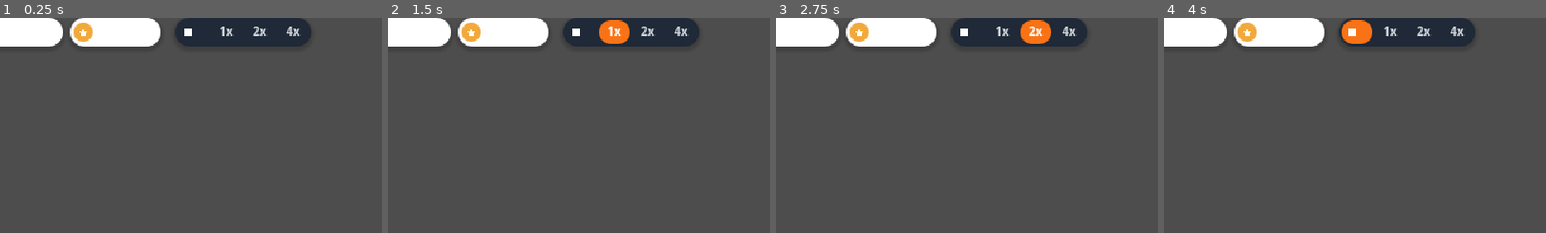
Above: before the commit, frames 1-4 (left to right).
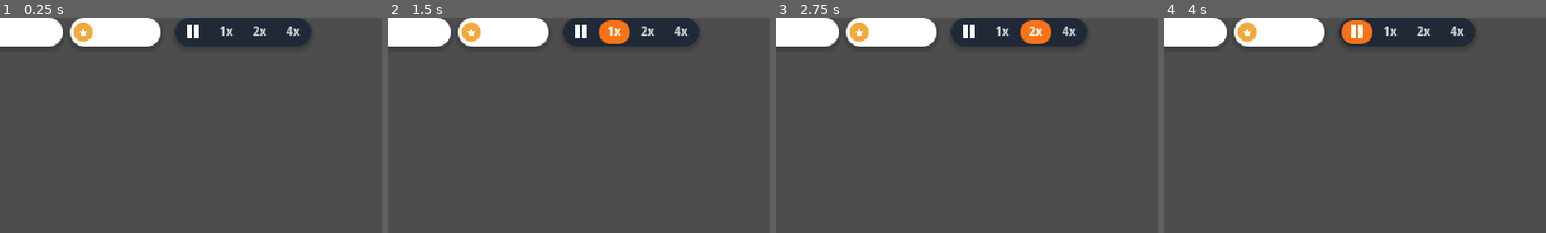
Above: after the commit, the same moments.

Repository: taehero/game-dev
Game: Godot game, scene res://src/ui/hud/top_bar.tscn
Two runs of this game, one before a commit and one after it. Both use one fixed random seed, a clock stepped at 60 frames per second and the inputs below. This scene is started directly instead of the project's main scene.
Inputs (mouse positions are % of the whole screen's width and height, from its top left):
- Up to frame 1 (0.25 s): no input
- Up to frame 2 (1.5 s): click (75, 3) at 0.5 s; click "1x" at 1.25 s
- Up to frame 3 (2.75 s): click "2x" at 2 s
- Up to frame 4 (4 s): click "4x" at 2.75 s; click (75, 3) at 3.5 s
The pictures show only the part of the screen within x 50-100%, y 0-50%; the shares and areas given below are measured in that part.

The runs differ from the first frame. In frame 1, 0.1% of the frame differs, in the area x 48-52%, y 3-10%; in frame 2, 0.1%; in frame 3, 0.1%; in frame 4, 0.1%.

Commit message:
fix(ui): single active speed segment and stronger top bar tests
Co-Authored-By: Claude Sonnet 5.5 <noreply@anthropic.com>
Claude-Session: https://claude.ai/code/session_01QkPsYJvzy78q1MSpcH3Lqu

Diff:
--- a/src/ui/hud/speed_control.gd
+++ b/src/ui/hud/speed_control.gd
@@ -36,8 +36,9 @@
 	for s: int in SPEEDS:
 		var seg: Button = _seg(s)
 		if s == 0:
-			seg.icon = UiIcons.texture(&"pause")
-			seg.expand_icon = true
+			seg.icon = _cropped(UiIcons.texture(&"pause"))
+			seg.icon_alignment = HORIZONTAL_ALIGNMENT_CENTER
+			seg.add_theme_constant_override(&"icon_max_width", 10)
 			seg.text = ""
 			seg.tooltip_text = tr("ui.hud.pause")
 		else:
@@ -49,9 +50,24 @@
 
 
 func _choose(s: int) -> void:
-	_seg(s).set_pressed_no_signal(true)
 	if GameRunner.session != null:
 		GameRunner.set_speed(s)
+		sync(GameRunner.session.speed)
+	else:
+		sync(s)
+
+
+## Crops the transparent padding so a small glyph reads at button size.
+func _cropped(tex: Texture2D) -> Texture2D:
+	if tex == null:
+		return null
+	var used: Rect2i = tex.get_image().get_used_rect()
+	if used.size.x <= 0 or used.size.y <= 0:
+		return tex
+	var atlas := AtlasTexture.new()
+	atlas.atlas = tex
+	atlas.region = Rect2(used)
+	return atlas
 
 
 func sync(speed: int) -> void:
--- a/tests/unit/test_top_bar.gd
+++ b/tests/unit/test_top_bar.gd
@@ -51,12 +51,44 @@
 	assert_eq((bar.get_node("%Fans") as ResourcePill).tooltip_text, tr("ui.pill.fans"))
 
 
+func _pressed_count(speed: SpeedControl) -> int:
+	var n: int = 0
+	for sp: int in SpeedControl.SPEEDS:
+		if (speed.get_node("Row/Seg_%d" % sp) as Button).button_pressed:
+			n += 1
+	return n
+
+
 func test_speed_segment_sets_speed_and_sync() -> void:
 	var bar: TopBar = _bar()
-	var seg: Button = bar.get_node("%Speed/Row/Seg_2")
-	seg.button_pressed = true
+	var speed: SpeedControl = bar.get_node("%Speed")
+	speed.sync(1)
+	GameRunner.session.speed = 1
+	(speed.get_node("Row/Seg_2") as Button).pressed.emit()
 	assert_eq(GameRunner.session.speed, 2)
-	assert_eq((bar.get_node("%Speed") as SpeedControl).active_speed(), 2)
+	assert_eq(speed.active_speed(), 2)
+	assert_eq(_pressed_count(speed), 1)
+
+
+func test_auto_pause_shows_on_next_event() -> void:
+	var bar: TopBar = _bar()
+	var speed: SpeedControl = bar.get_node("%Speed")
+	GameRunner.session.speed = 2
+	EventBus.week_ticked.emit({})
+	assert_eq(speed.active_speed(), 2)
+	GameRunner.session.speed = 0
+	EventBus.week_ticked.emit({})
+	assert_eq(speed.active_speed(), 0)
+
+
+func test_translation_change_updates_tooltip_and_segments() -> void:
+	var bar: TopBar = _bar()
+	TranslationServer.set_locale("th")
+	bar.notification(Node.NOTIFICATION_TRANSLATION_CHANGED)
+	assert_eq((bar.get_node("%Fans") as ResourcePill).tooltip_text, tr("ui.pill.fans"))
+	assert_eq((bar.get_node("%Fans") as ResourcePill).tooltip_text, "แฟน")
+	assert_eq((bar.get_node("%Speed/Row/Seg_1") as Button).text, tr("ui.hud.speed").format({"speed": 1}))
+	assert_eq((bar.get_node("%Speed/Row/Seg_0") as Button).tooltip_text, "หยุด")
 
 
 func test_sync_unknown_speed_presses_none() -> void:
@@ -70,6 +102,9 @@
 
 func test_refreshes_from_replaced_session_on_game_loaded() -> void:
 	var bar: TopBar = _bar()
+	GameRunner.session.speed = 2
+	EventBus.week_ticked.emit({})
+	assert_eq((bar.get_node("%Speed") as SpeedControl).active_speed(), 2)
 	var fresh: GameState = Fixtures.new_state(2)
 	fresh.week = 60
 	GameRunner.session = GameSession.new(fresh, Fixtures.tuning())
